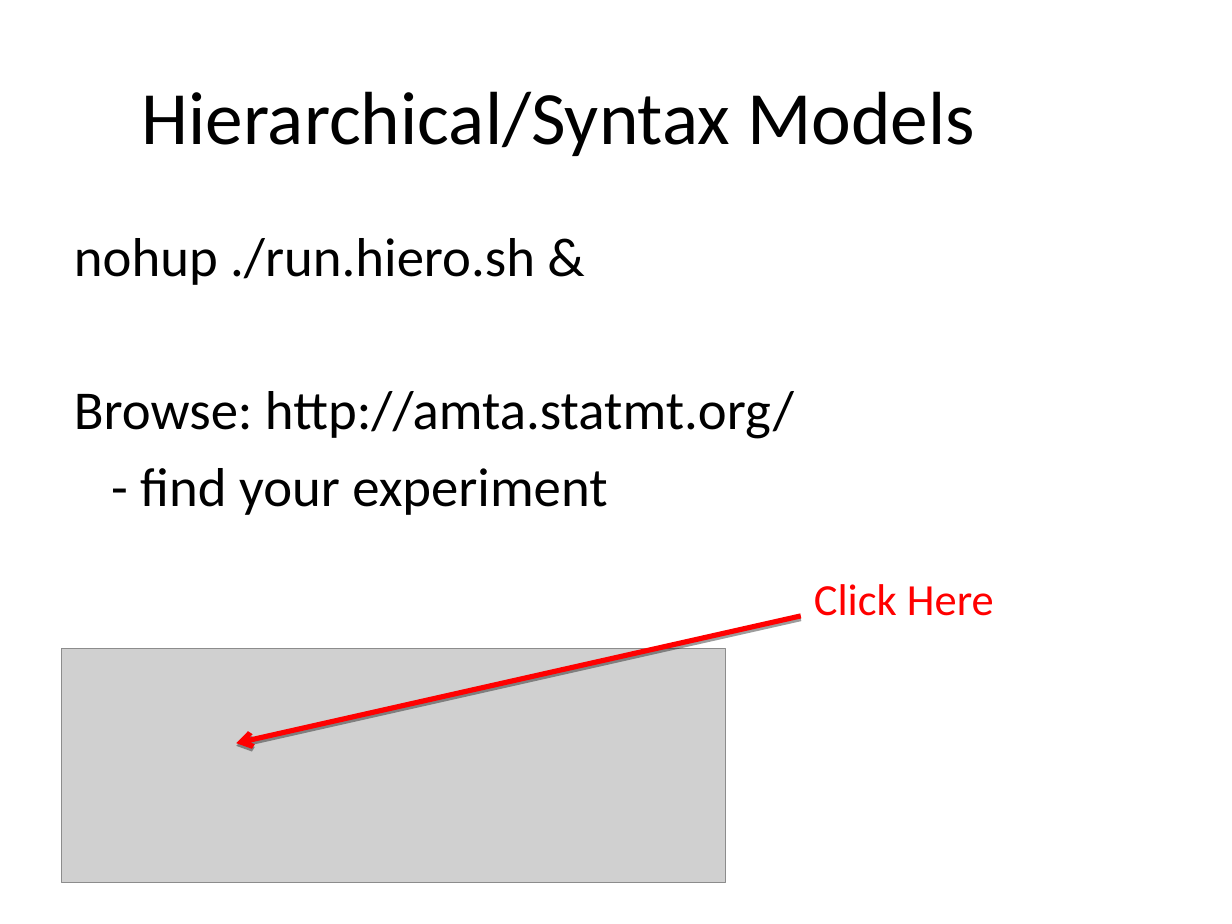
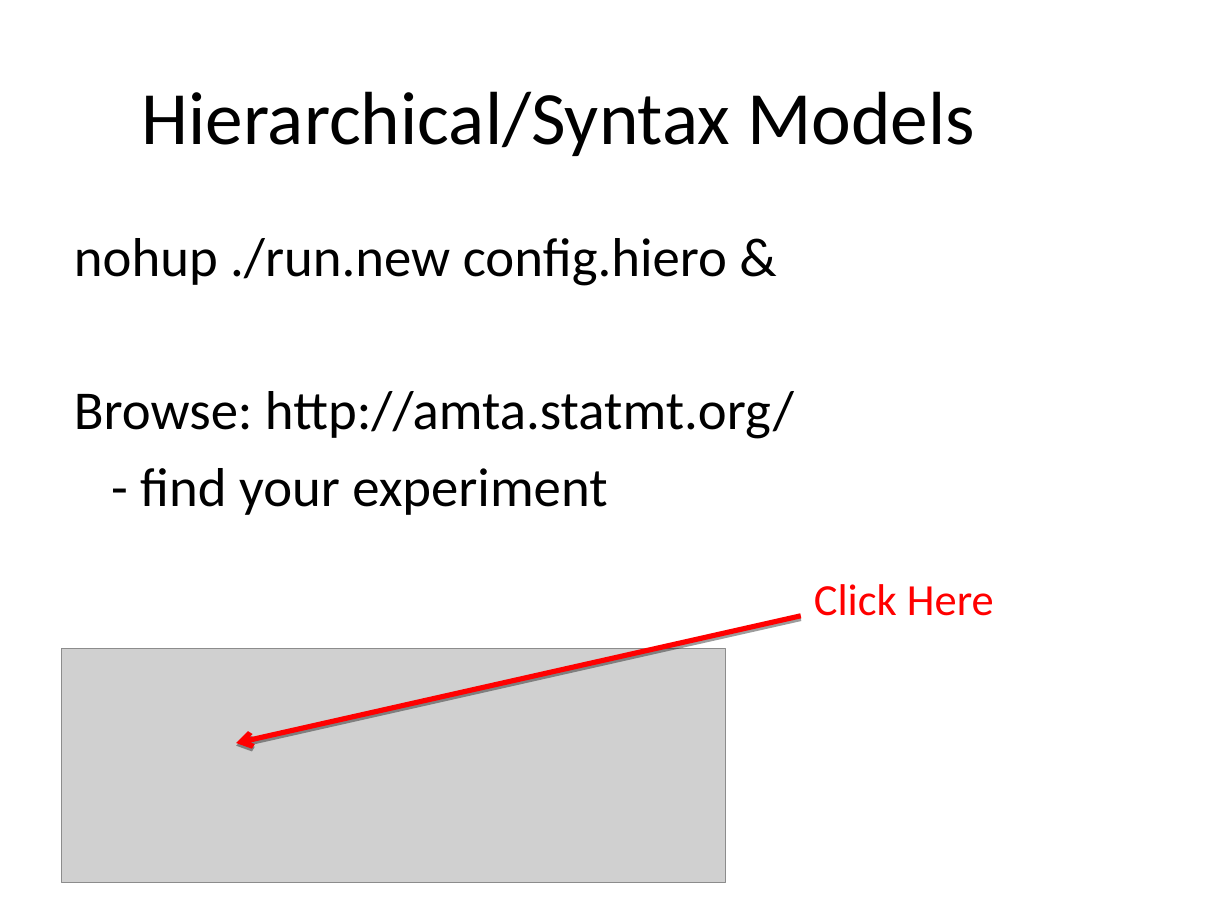
Before and after one commit to hieuhoang/papers, a slide deck: slide 7 of amta.2014/hands-on.2014.odp. Drawn at 1232x924 pixels with LibreOffice and Linux fonts; fonts in the diff are those of the drawing; grey boxes stand for pictures; background and template pictures are left out. Boxes give left, top, right and bottom in pixels: in the first picture for what was removed or moved away, otherwise in the second. Text is boxed around its words. In the diff, an @@ line names an element or a change of style, - is before the commit and + after.

```diff
--- a/amta.2014/hands-on.2014.odp
+++ b/amta.2014/hands-on.2014.odp
@@ text at [74, 238, 727, 286]: text changed @@
-nohup ./run.hiero.sh &
+nohup ./run.new config.hiero &
```
Also in this commit, not shown: 4 other files.
